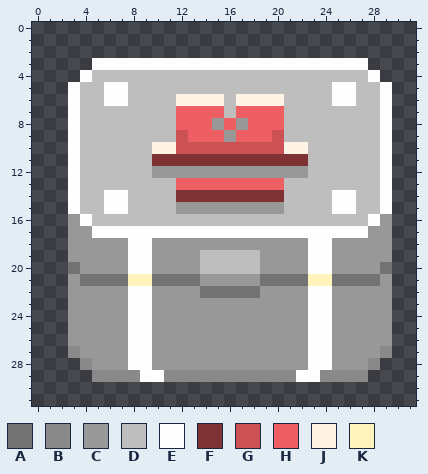
A pixel-art sprite gets an edit: Fallen Angel KickStarter Demo/sprites/s_core_chest/layers/fd4a3e51-24c9-4842-a365-73c403808460/8ef06a9a-7680-44e1-9d53-360c839c71c5.png. The picture above was drawn from the file before the commit.
The file is 32x32 pixels.
Palette (. is transparent): A #727272  B #898989  C #989898  D #bebebe  E #fefefe  F #7f3234  G #cc5154  H #ee5f64  J #fff3e5  K #fff5bc
Pixels before, first column x 3:
 3 ..EEEEEEEEEEEEEEEEEEEEEEE..
 4 .EDDDDDDDDDDDDDDDDDDDDDDDE.
 5 EDDEEDDDDDDDDDDDDDDDDDEEDDE
 6 EDDEEDDDDJJJJDJJJJDDDDEEDDE
 7 EDDDDDDDDHHHHDHHHHDDDDDDDDE
 8 EDDDDDDDDHHHCHCHHHDDDDDDDDE
 9 EDDDDDDDDGHHHCHHHGDDDDDDDDE
10 EDDDDDDJJGGGGGGGGGJJDDDDDDE
11 EDDDDDDFFFFFFFFFFFFFDDDDDDE
12 EDDDDDDCCCCCCCCCCCCCDDDDDDE
13 EDDDDDDDDHHHHHHHHHDDDDDDDDE
14 EDDEEDDDDFFFFFFFFFDDDDEEDDE
15 EDDEEDDDDCCCCCCCCCDDDDEEDDE
16 CEDDDDDDDDDDDDDDDDDDDDDDDEC
17 CCEEEEEEEEEEEEEEEEEEEEEEECC
18 CCCCCEECCCCCCCCCCCCCEECCCCC
19 CCCCCEECCCCDDDDDCCCCEECCCCC
20 ACCCCEECCCCDDDDDCCCCEECCCCA
21 CAAAAKKAAAACCCCCAAAAKKAAAAC
22 CCCCCEECCCCAAAAACCCCEECCCCC
23 CCCCCEECCCCCCCCCCCCCEECCCCC
24 CCCCCEECCCCCCCCCCCCCEECCCCC
25 CCCCCEECCCCCCCCCCCCCEECCCCC
26 CCCCCEECCCCCCCCCCCCCEECCCCC
27 BCCCCEECCCCCCCCCCCCCEECCCCB
28 .BCCCEECCCCCCCCCCCCCEECCCB.
29 ..BBBBEEBBBBBBBBBBBEEBBBB..
And afterwards:
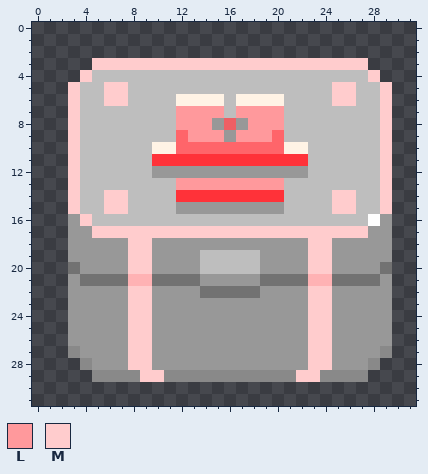
Colours new in this view: L #ff999c  M #ffcccd
Change:
colour F: #7f3234 -> #ff3239
colour G: #cc5154 -> #ff656a
colour K: #fff5bc -> #ffb2b4
y 3: x 5..27 EEEEEEEEEEEEEEEEEEEEEEE -> MMMMMMMMMMMMMMMMMMMMMMM
y 4: x 4 E -> M; x 28 E -> M
y 5..6: x 3 E -> M; x 6..7 EE -> MM; x 25..26 EE -> MM; x 29 E -> M
y 7: x 3 E -> M; x 12..15 HHHH -> LLLL; x 17..20 HHHH -> LLLL; x 29 E -> M
y 8: x 3 E -> M; x 12..14 HHH -> LLL; x 18..20 HHH -> LLL; x 29 E -> M
y 9: x 3 E -> M; x 13..15 HHH -> LLL; x 17..19 HHH -> LLL; x 29 E -> M
y 10..12: x 3 E -> M; x 29 E -> M
y 13: x 3 E -> M; x 12..20 HHHHHHHHH -> LLLLLLLLL; x 29 E -> M
y 14..15: x 3 E -> M; x 6..7 EE -> MM; x 25..26 EE -> MM; x 29 E -> M
y 16: x 4 E -> M
y 17: x 5..27 EEEEEEEEEEEEEEEEEEEEEEE -> MMMMMMMMMMMMMMMMMMMMMMM
y 18..20: x 8..9 EE -> MM; x 23..24 EE -> MM
y 22..28: x 8..9 EE -> MM; x 23..24 EE -> MM
y 29: x 9..10 EE -> MM; x 22..23 EE -> MM
Changed places in both pictures, as pixel boxes (x1, y1, x2, y2):
changed: (68, 58, 392, 382)
